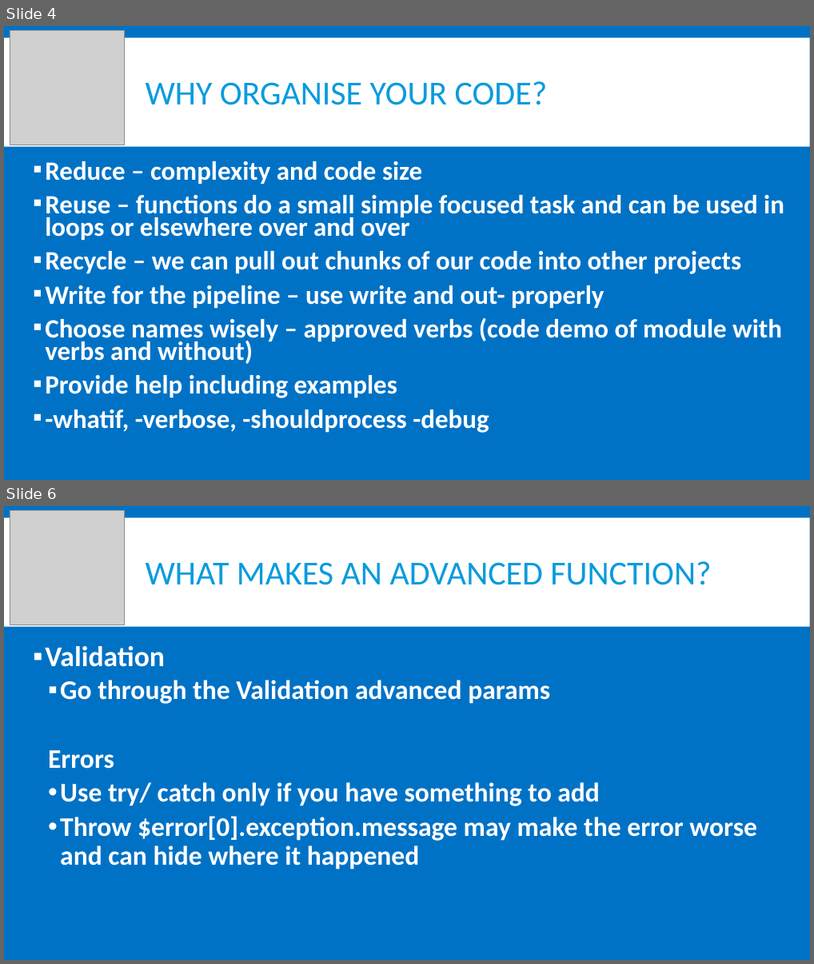
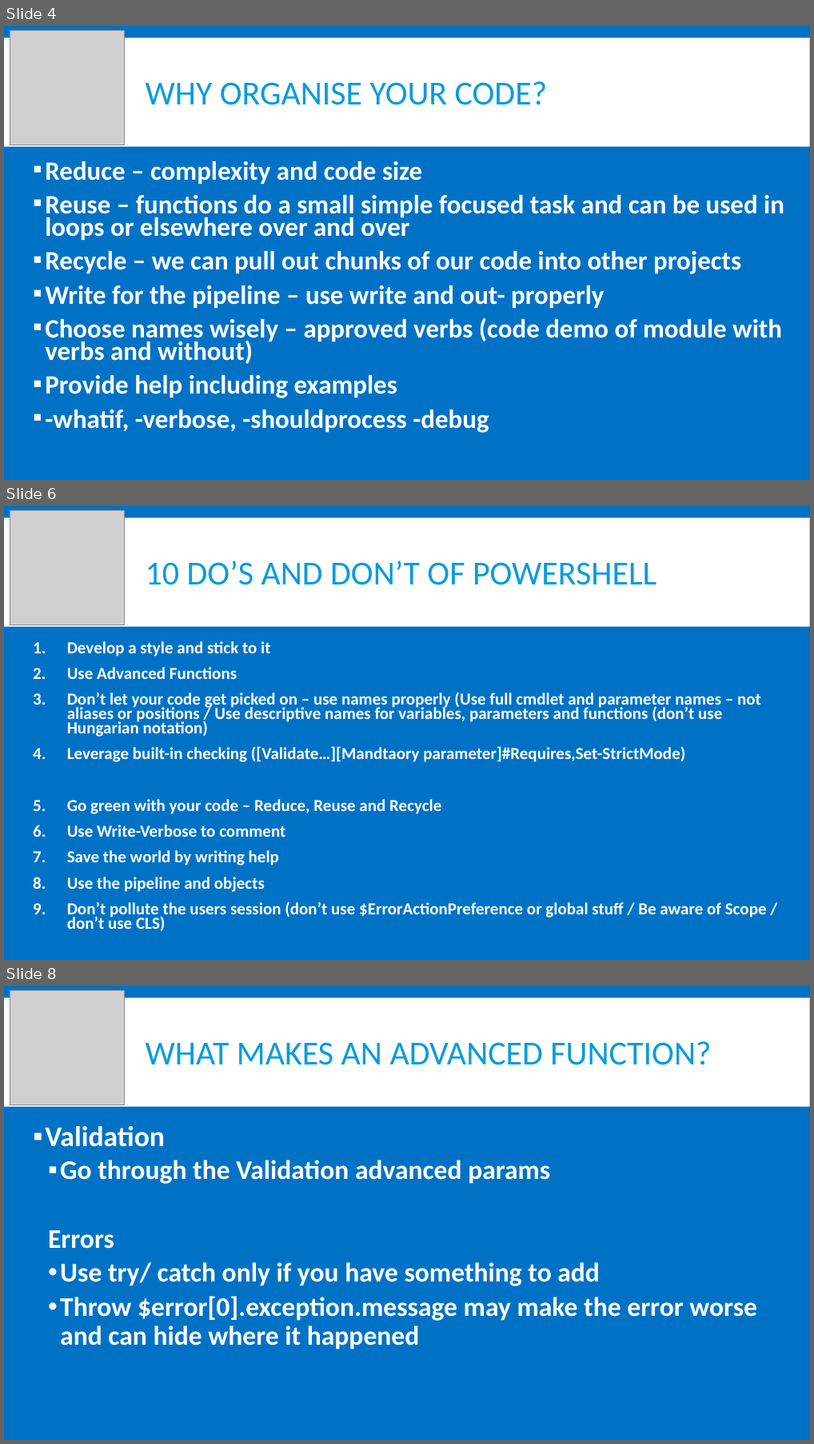
Before and after one commit to powershellorguk/Scotland, a slide deck: 2017/June/Be A Good Coding Citizen - Dont Create Code For Yourself.pptx. Shown one above the other, each under a label of ours: slides 4 and 6 before the commit, slides 4, 6 and 8 after it; the slides between them are not shown. The pictures are 814x964 and 814x1444 pixels, drawn with LibreOffice and Linux fonts; fonts in the diff are those of the drawing; grey boxes stand for pictures. Boxes give left, top, right and bottom in pixels: in the first picture for what was removed or moved away, otherwise in the second. Text is boxed around its words. In the diff, an @@ line names an element or a change of style, - is before the commit and + after.

```diff
--- a/2017/June/Be A Good Coding Citizen - Dont Create Code For Yourself.pptx
+++ b/2017/June/Be A Good Coding Citizen - Dont Create Code For Yourself.pptx
@@ slide 6 added at (4, 506, 810, 960), background #0072C6; not listed: 1 template element that a slide beside it also shows @@
@@ picture added at (10, 510, 124, 624) @@
@@ title added at (146, 560, 657, 585), 40 pt, text #099BDD @@
+10 DO’S AND DON’T OF POWERSHELL
@@ text added at (67, 641, 767, 931), 20 pt, text #FFFFFF, bold @@
+1. Develop a style and stick to it
+2. Use Advanced Functions
+3. Don’t let your code get picked on – use names properly (Use full cmdlet and parameter names – not aliases or positions / Use descriptive names for variables, parameters and functions (don’t use Hungarian notation)
+4. Leverage built-in checking ([Validate…][Mandtaory parameter]#Requires,Set-StrictMode)
+5. Go green with your code – Reduce, Reuse and Recycle
+6. Use Write-Verbose to comment
+7. Save the world by writing help
+8. Use the pipeline and objects
+9. Don’t pollute the users session (don’t use $ErrorActionPreference or global stuff / Be aware of Scope / don’t use CLS)
@@ what was slide 6 is now slide 8 @@
```
Also in this commit, not shown: 1 slide changed, 1 other slide added, 1 other file.
